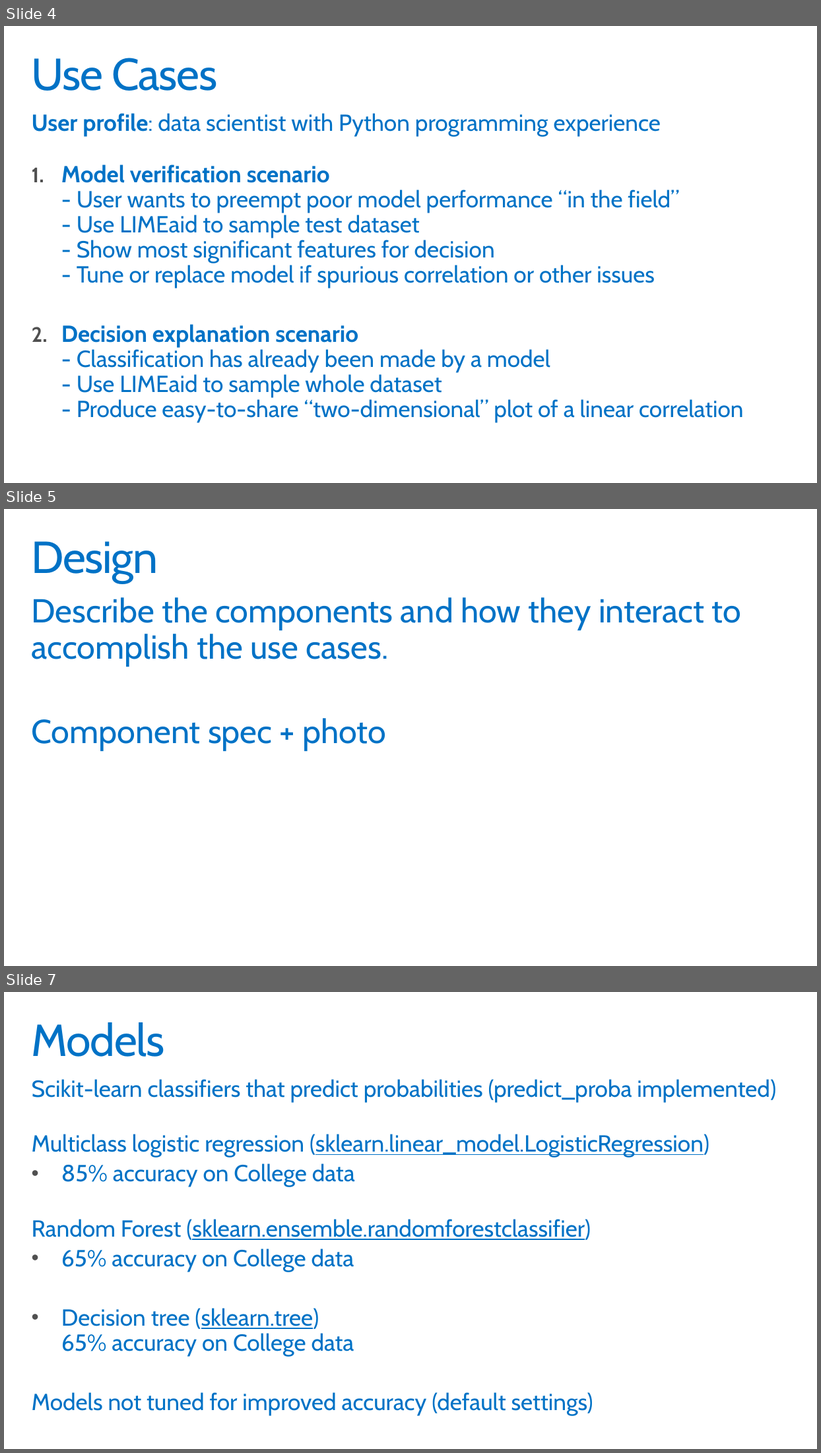
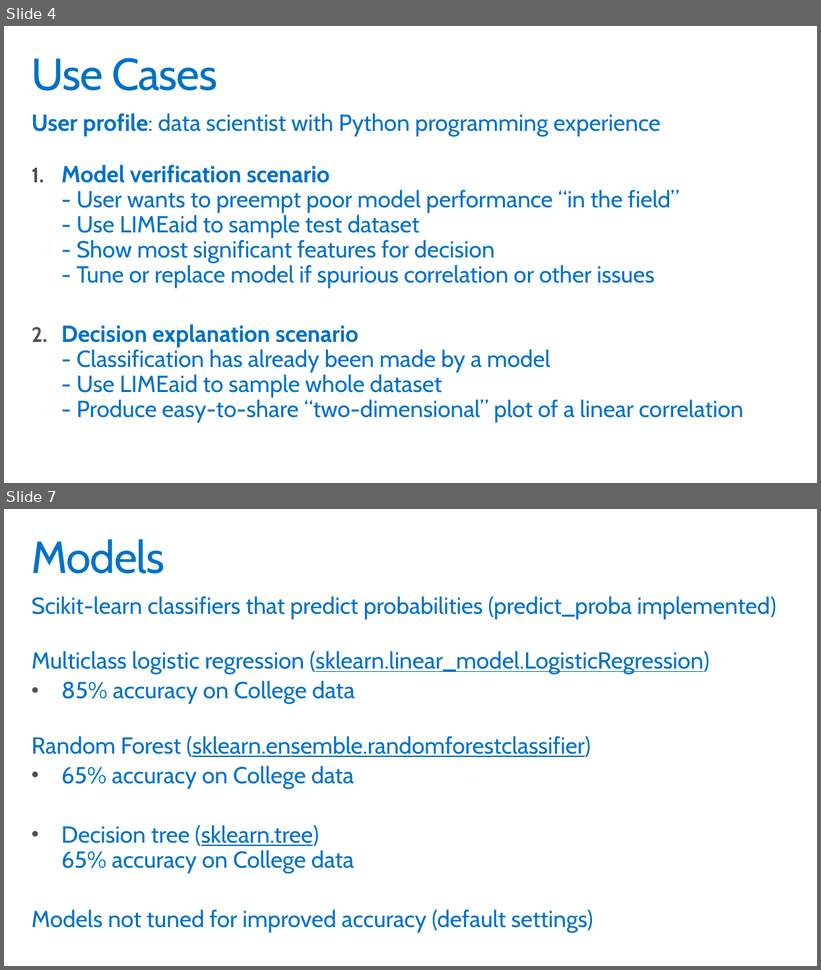
Before and after one commit to PKing70/LIMEaid, a slide deck: docs/LIMEaid_Final.pptx. Shown one above the other, each under a label of ours: slides 4, 5 and 7 before the commit, slides 4 and 7 after it; the slides between them are not shown. The pictures are 821x1453 and 821x970 pixels, drawn with LibreOffice and Linux fonts; fonts in the diff are those of the drawing; background and template pictures are left out. Boxes give left, top, right and bottom in pixels: in the first picture for what was removed or moved away, otherwise in the second. Text is boxed around its words. In the diff, an @@ line names an element or a change of style, - is before the commit and + after.

Commit message:
Add files via upload
Added LIMEaid slide, additional tweaks
Still need Design slide

```diff
--- a/docs/LIMEaid_Final.pptx
+++ b/docs/LIMEaid_Final.pptx
@@ slide 5 removed at <box>4,509,817,966</box>, background #FFFFFF @@
@@ title removed at <box>32,541,158,583</box> @@
-Design
@@ text removed at <box>32,597,741,751</box> @@
-Describe the components and how they interact to accomplish the use cases.
-Component spec + photo
```
Also in this commit, not shown: 2 slides changed, 1 slide added, 1 other file.
